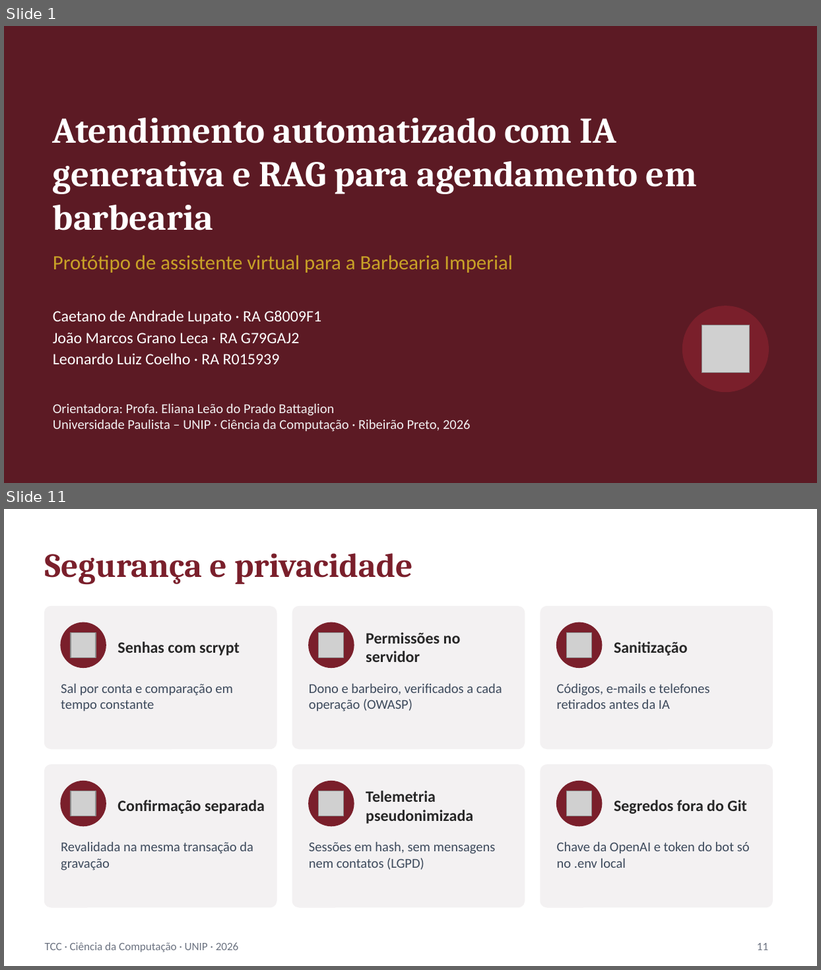
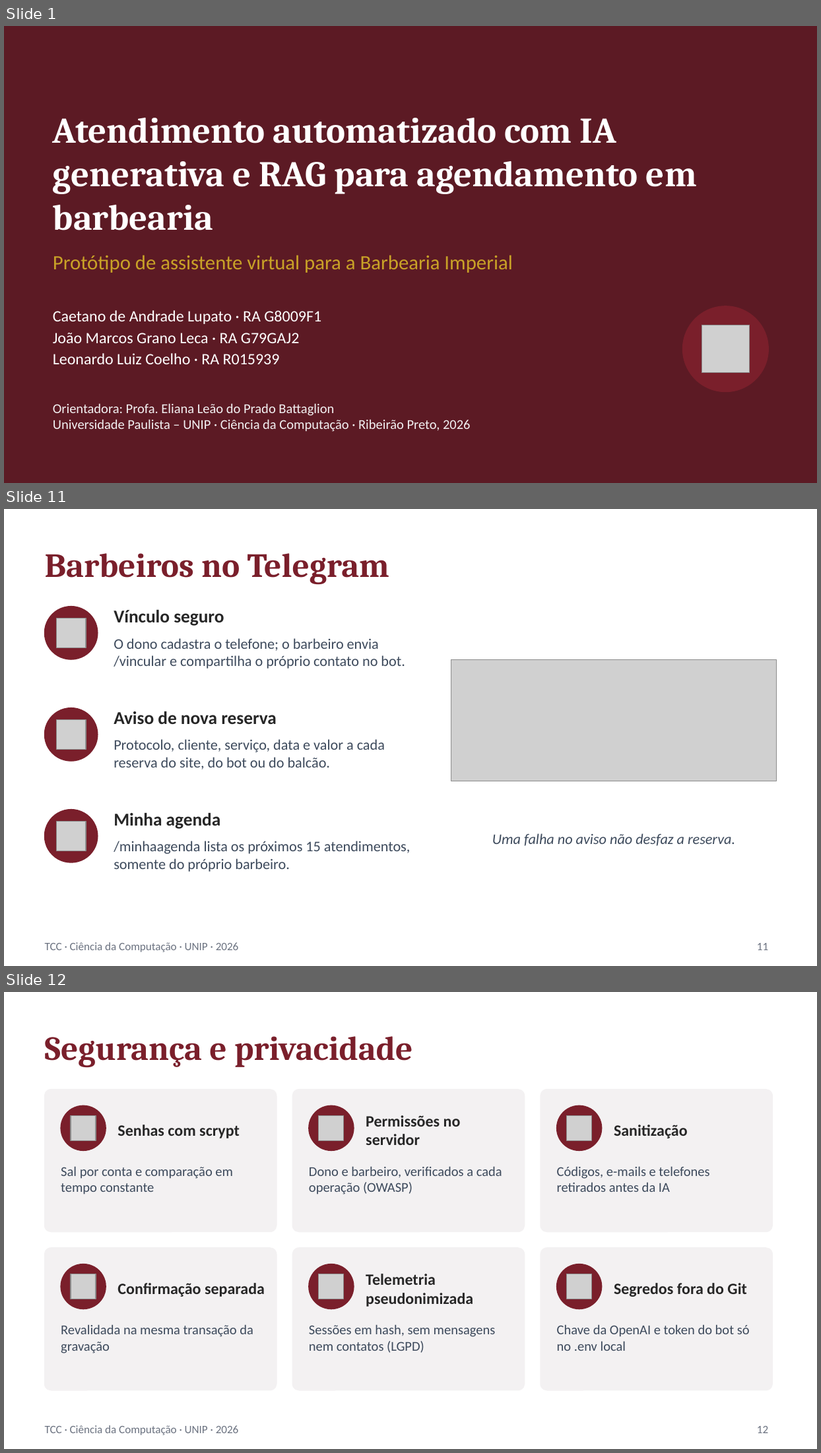
Before and after one commit to JoaoLeca/TCC-PARCIAL, a slide deck: docs/apresentacao/apresentacao_tcc.pptx. Shown one above the other, each under a label of ours: slides 1 and 11 before the commit, slides 1, 11 and 12 after it; the slides between them are not shown. The pictures are 821x970 and 821x1453 pixels, drawn with LibreOffice and Linux fonts; fonts in the diff are those of the drawing; grey boxes stand for pictures. Boxes give left, top, right and bottom in pixels: in the first picture for what was removed or moved away, otherwise in the second. Text is boxed around its words. In the diff, an @@ line names an element or a change of style, - is before the commit and + after.

```diff
--- a/docs/apresentacao/apresentacao_tcc.pptx
+++ b/docs/apresentacao/apresentacao_tcc.pptx
@@ slide 11 added at (4, 509, 817, 966), background #FFFFFF; not listed: 1 template element that a slide beside it also shows @@
@@ title added at (45, 553, 389, 585), 30 pt, text #7A1F2B, bold @@
+Barbeiros no Telegram
@@ ellipse added at (45, 607, 98, 659), fill #7A1F2B, outline #7A1F2B 1 pt @@
@@ picture added at (56, 618, 85, 647) @@
@@ text added at (114, 609, 224, 626), 16 pt, text #262626, bold @@
+Vínculo seguro
@@ text added at (114, 638, 405, 669), 13 pt, text #3D4A5C @@
+O dono cadastra o telefone; o barbeiro envia /vincular e compartilha o próprio contato no bot.
@@ picture added at (451, 659, 776, 780) @@
@@ ellipse added at (45, 708, 98, 761), fill #7A1F2B, outline #7A1F2B 1 pt @@
@@ picture added at (56, 720, 85, 749) @@
@@ text added at (114, 711, 277, 724), 16 pt, text #262626, bold @@
+Aviso de nova reserva
@@ text added at (114, 739, 385, 770), 13 pt, text #3D4A5C @@
+Protocolo, cliente, serviço, data e valor a cada reserva do site, do bot ou do balcão.
@@ ellipse added at (45, 810, 98, 863), fill #7A1F2B, outline #7A1F2B 1 pt @@
@@ picture added at (56, 821, 85, 850) @@
@@ text added at (114, 813, 221, 829), 16 pt, text #262626, bold @@
+Minha agenda
@@ text added at (114, 841, 410, 872), 13 pt, text #3D4A5C @@
+/minhaagenda lista os próximos 15 atendimentos, somente do próprio barbeiro.
@@ text added at (492, 834, 735, 846), 13 pt, text #3D4A5C, italic @@
+Uma falha no aviso não desfaz a reserva.
@@ page number added at (757, 943, 768, 951), 10 pt, text #6B7280 @@
+11
@@ what was slide 11 is now slide 12 @@
@@ page number at (757, 1426, 768, 1434): text changed @@
-11
+12
```
Also in this commit, not shown: 12 slides changed, 14 other files.
